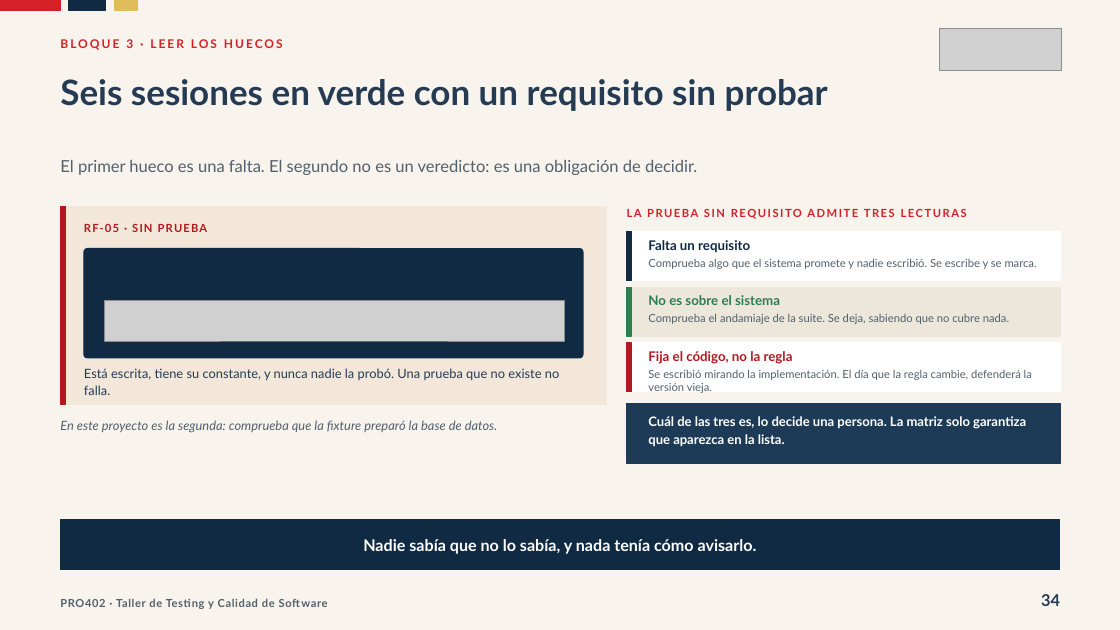
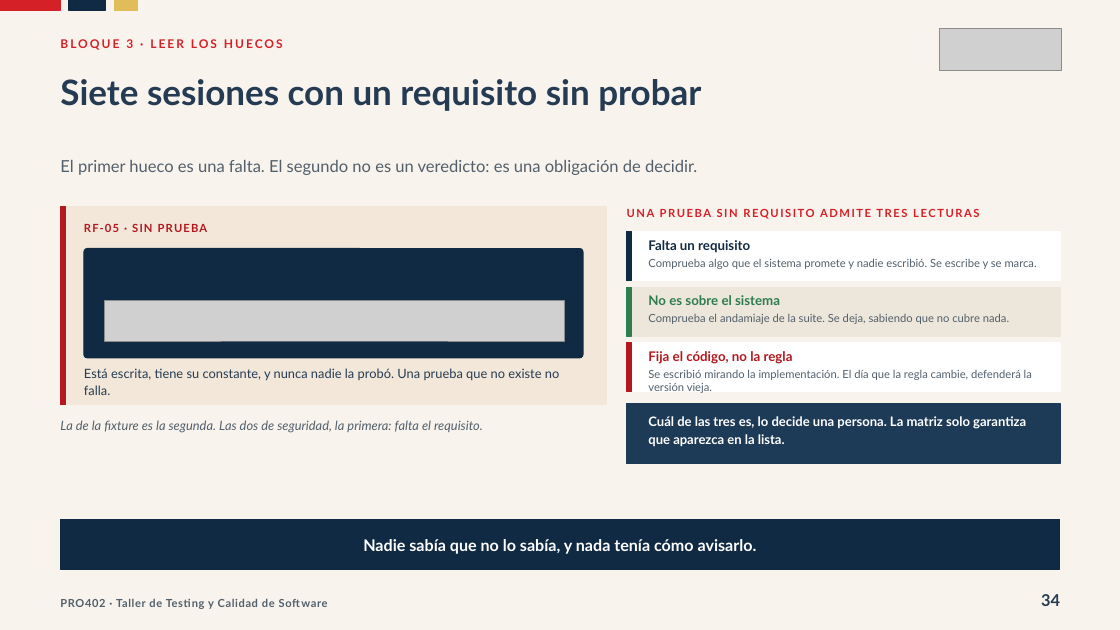
Before and after one commit to Dieg0Code/pro402-taller-de-testing-2026, a slide deck: slide 34 of clases/semana-05/02/ppt/Clase-14-Que-Se-Decidio-Probar.pptx. Drawn at 1120x630 pixels with LibreOffice and Linux fonts; fonts in the diff are those of the drawing; grey boxes stand for pictures. Boxes give left, top, right and bottom in pixels: in the first picture for what was removed or moved away, otherwise in the second. Text is boxed around its words. In the diff, an @@ line names an element or a change of style, - is before the commit and + after.

```diff
--- a/clases/semana-05/02/ppt/Clase-14-Que-Se-Decidio-Probar.pptx
+++ b/clases/semana-05/02/ppt/Clase-14-Que-Se-Decidio-Probar.pptx
@@ text at (60,79,701,111): text changed @@
-Seis sesiones en verde con un requisito sin probar
+Siete sesiones con un requisito sin probar
@@ text at (627,209,979,219): text changed @@
-LA PRUEBA SIN REQUISITO ADMITE TRES LECTURAS
+UNA PRUEBA SIN REQUISITO ADMITE TRES LECTURAS
@@ text at (60,420,483,433): text changed @@
-En este proyecto es la segunda: comprueba que la fixture preparó la base de datos.
+La de la fixture es la segunda. Las dos de seguridad, la primera: falta el requisito.
```
Also in this commit, not shown: 23 other slides changed, 2 other files.
